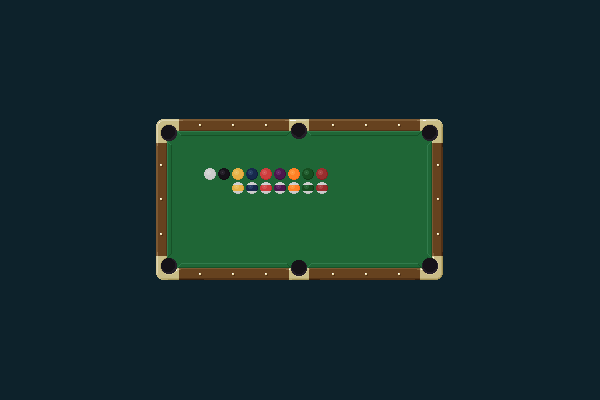
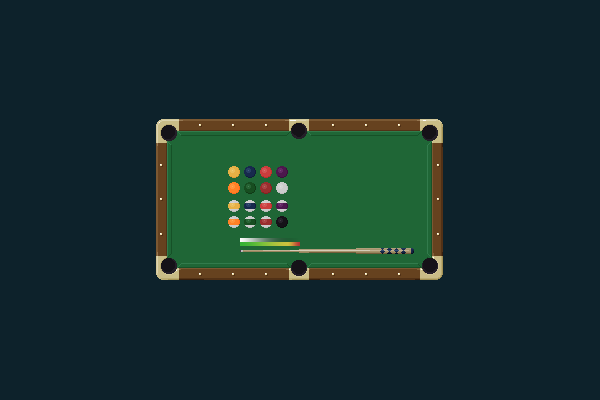
Comparing the layer stacks of the two 600×400 images. Changes:
added group "charge" with 2 layers above "cue-stick-group" over 240, 238, 300, 246
added layer "bar" in group "charge" over 240, 242, 300, 246
added layer "gradient" in group "charge" over 240, 238, 297, 242
showed group "cue-stick-group" (5 layers) over 240, 228, 414, 254
removed layer "combined" from group "ball-group" over 204, 168, 328, 194
showed "highlight" (2nd of 3, in "ball-group") over 232, 170, 281, 221
showed "subtle" over 230, 168, 288, 228
showed "balls" over 228, 166, 288, 228
